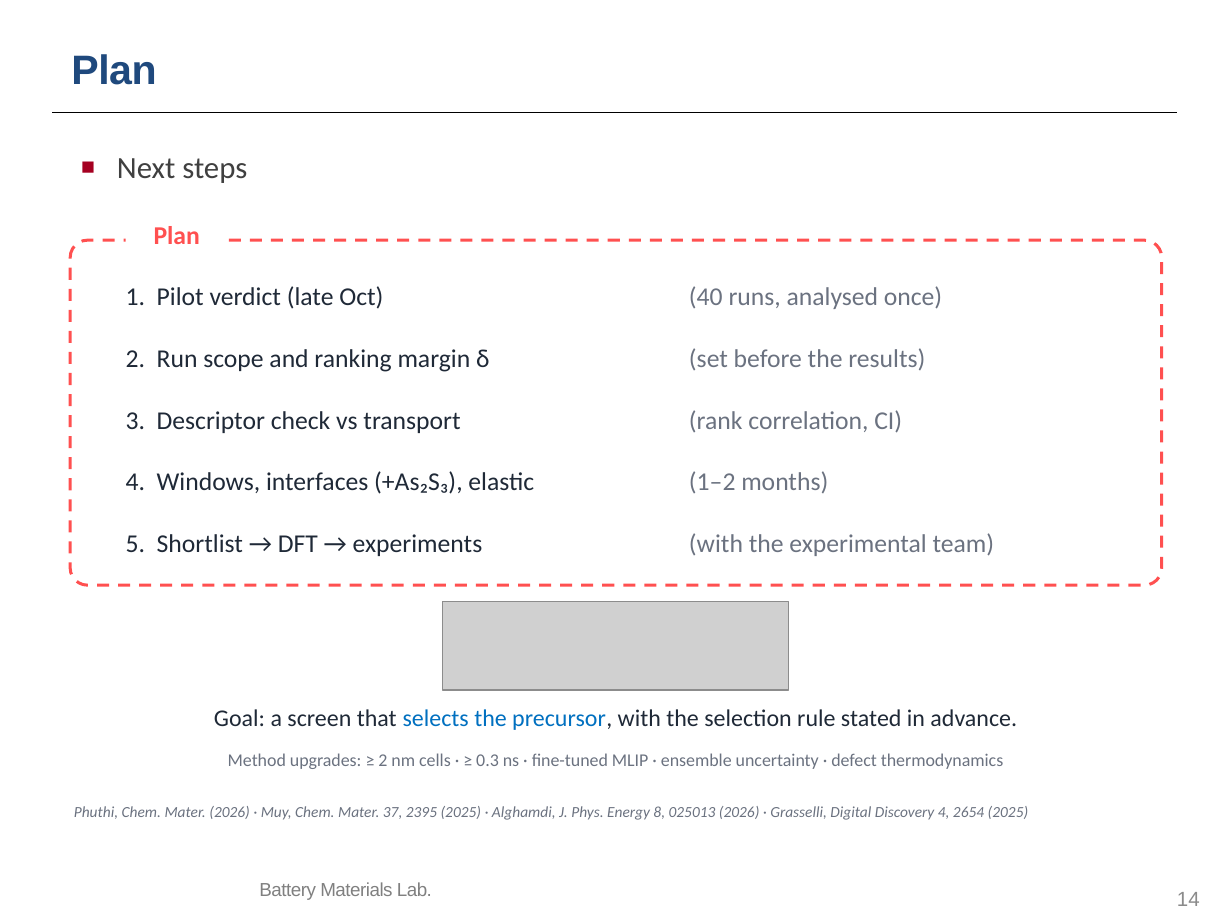
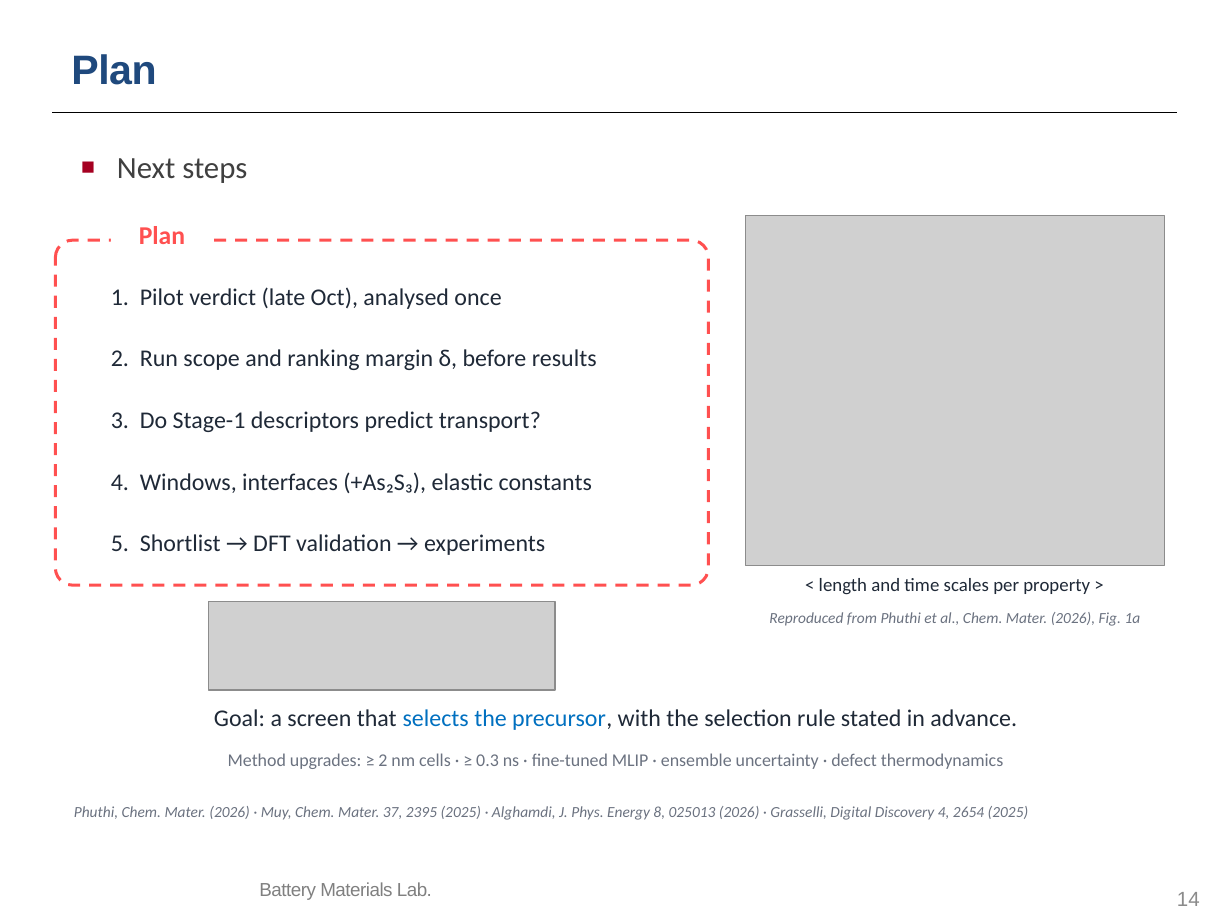
Before and after one commit to yonghoon7153-source/Yonghoon-DEM-DFT, a slide deck: slide 14 of kb/seminars/Research_Seminar_2026_10_13_cascade_progress_lean.pptx. Drawn at 1232x924 pixels with LibreOffice and Linux fonts; fonts in the diff are those of the drawing; grey boxes stand for pictures; background and template pictures are left out. Boxes give left, top, right and bottom in pixels: in the first picture for what was removed or moved away, otherwise in the second. Text is boxed around its words. In the diff, an @@ line names an element or a change of style, - is before the commit and + after.

```diff
--- a/kb/seminars/Research_Seminar_2026_10_13_cascade_progress_lean.pptx
+++ b/kb/seminars/Research_Seminar_2026_10_13_cascade_progress_lean.pptx
@@ text "Plan" moved from (x1=154, y1=226, x2=200, y2=244) to (x1=139, y1=226, x2=185, y2=244) @@
@@ picture added at (x1=745, y1=216, x2=1164, y2=565) @@
@@ rounded rectangle resized from (x1=70, y1=240, x2=1162, y2=585) to (x1=55, y1=240, x2=708, y2=585) @@
@@ text at (x1=111, y1=287, x2=501, y2=309): text changed; size 15 to 14 pt @@
-1. Pilot verdict (late Oct)
+1. Pilot verdict (late Oct), analysed once
@@ text removed at (x1=689, y1=286, x2=942, y2=309) @@
-(40 runs, analysed once)
@@ text at (x1=111, y1=349, x2=597, y2=370): text changed; size 15 to 14 pt @@
-2. Run scope and ranking margin δ
+2. Run scope and ranking margin δ, before results
@@ text removed at (x1=689, y1=348, x2=925, y2=370) @@
-(set before the results)
@@ text at (x1=111, y1=411, x2=541, y2=432): text changed; size 15 to 14 pt @@
-3. Descriptor check vs transport
+3. Do Stage-1 descriptors predict transport?
@@ text removed at (x1=689, y1=410, x2=902, y2=433) @@
-(rank correlation, CI)
@@ text at (x1=111, y1=472, x2=592, y2=493): text changed; size 15 to 14 pt @@
-4. Windows, interfaces (+As₂S₃), elastic
+4. Windows, interfaces (+As₂S₃), elastic constants
@@ text removed at (x1=689, y1=471, x2=828, y2=493) @@
-(1–2 months)
@@ text at (x1=111, y1=534, x2=545, y2=555): text changed; size 15 to 14 pt @@
-5. Shortlist → DFT → experiments
+5. Shortlist → DFT validation → experiments
@@ text removed at (x1=689, y1=533, x2=995, y2=556) @@
-(with the experimental team)
@@ text added at (x1=819, y1=578, x2=1090, y2=595), 11 pt, text #1F2937 @@
+< length and time scales per property >
@@ picture moved from (x1=442, y1=601, x2=788, y2=690) to (x1=209, y1=601, x2=556, y2=690) @@
@@ text added at (x1=769, y1=612, x2=1141, y2=626), 9 pt, text #6B7280, italic @@
+Reproduced from Phuthi et al., Chem. Mater. (2026), Fig. 1a
```
Also in this commit, not shown: 4 other slides changed, 14 other files.
